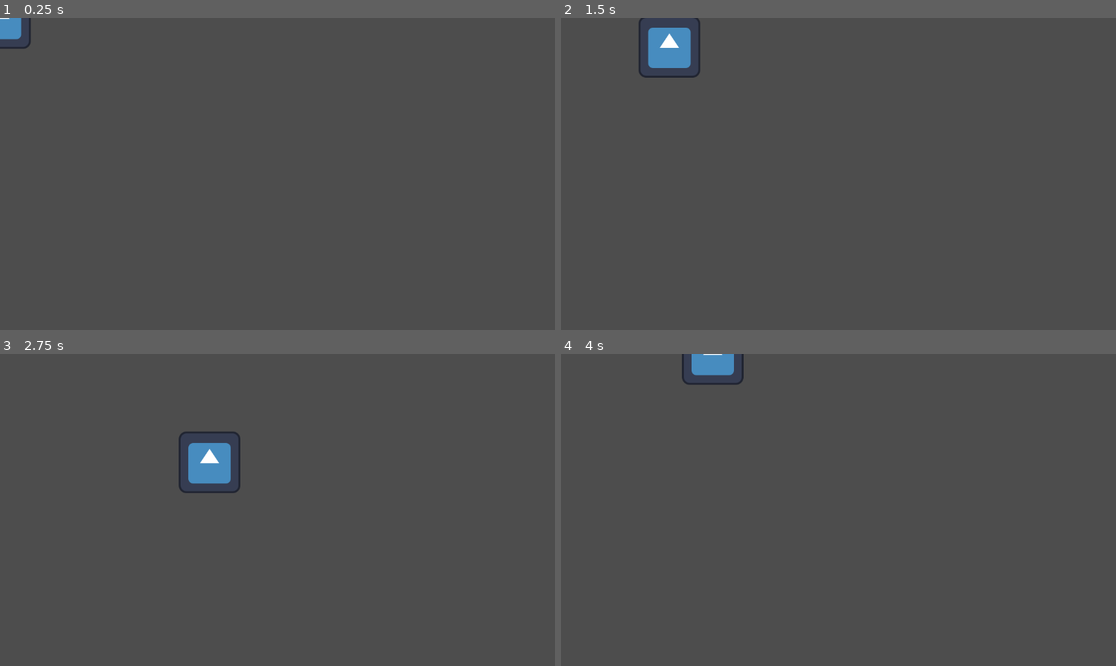
Above: before the commit, frames 1-4 (two rows, left to right).
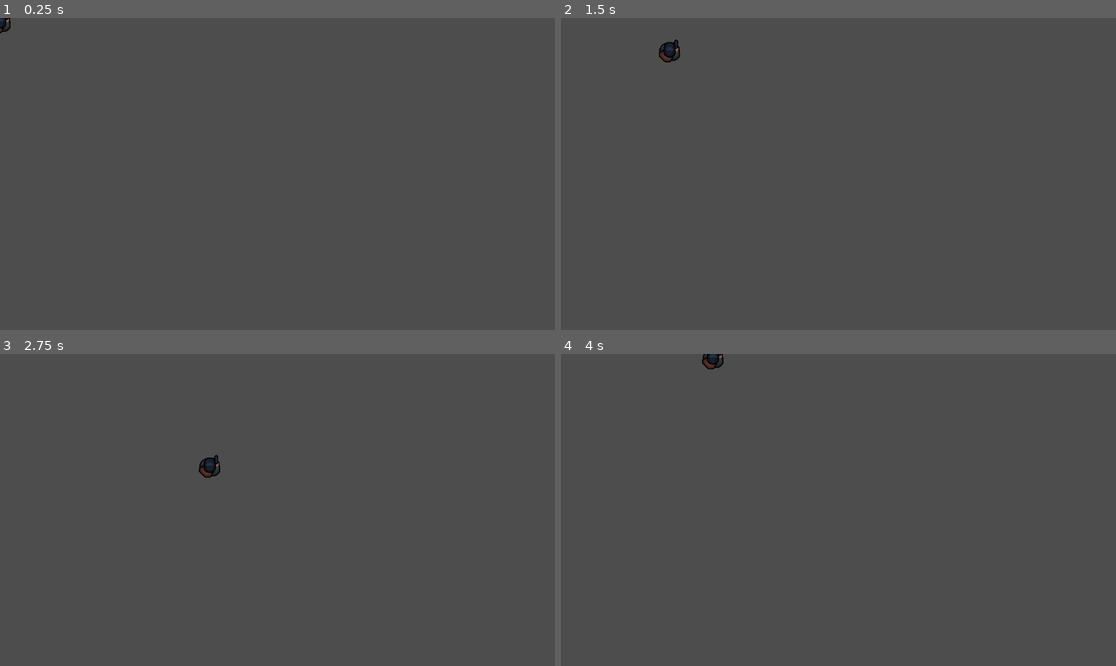
Above: after the commit, the same moments.

Repository: carlosManoelWendorff1/koma-zone
Game: Godot game, scene res://main.tscn
Same seed, same stepped clock (60 frames per second), same inputs: the game is played once before the commit and once after it. The engine's default icon, where the game draws it, is replaced by a stand-in: a white triangle on a blue panel in a dark square.
Inputs:
- Up to frame 1 (0.25 s): no input
- Up to frame 2 (1.5 s): tap Enter (ui_accept) at 0.5, 1.35 s; hold Right (ui_right) 0.53-1.28 s; hold Enter (ui_accept) 0.53-1.28 s; hold Down (ui_down) from 1.28 s (still down)
- Up to frame 3 (2.75 s): tap Enter (ui_accept) at 1.52, 1.82 s; release Down (ui_down) at 2.03 s; hold Right (ui_right) from 2.03 s (still down); hold Enter (ui_accept) from 2.03 s (still down)
- Up to frame 4 (4 s): release Right (ui_right) at 2.78 s; release Enter (ui_accept) at 2.78 s; hold Up (ui_up) 2.78-3.53 s; tap Enter (ui_accept) at 2.85, 3.02, 3.32 s; hold Left (ui_left) from 3.53 s (still down); hold Enter (ui_accept) from 3.53 s (still down)

The runs differ from the first frame. In frame 1, 0.3% of the frame differs, in the area x 0-6%, y 0-10%; in frame 2, 1.2%; in frame 3, 1.3%, in the area x 32-44%, y 24-45%; in frame 4, 0.7%.

Commit message:
player and sprites

Diff:
--- a/player/player.gd
+++ b/player/player.gd
@@ -1,6 +1,10 @@
 extends CharacterBody2D
 
 const SPEED = 300.0
+
+@export var money = 0
+
+@export var KillCount = 0
 
 func _physics_process(delta: float) -> void:
 	var input_vector = Vector2.ZERO
@@ -8,10 +12,13 @@
 	# Captura o input das setas ou teclas W/A/S/D
 	input_vector.x = Input.get_action_strength("ui_right") - Input.get_action_strength("ui_left")
 	input_vector.y = Input.get_action_strength("ui_down") - Input.get_action_strength("ui_up")
-
 	# Normaliza pra manter mesma velocidade em diagonais
 	input_vector = input_vector.normalized()
-
+	if Input.get_action_strength("ui_accept") :
+		money +=1 ;
+		KillCount +=1;
+		print(money)
+		print(KillCount)
 	# Aplica velocidade
 	velocity = input_vector * SPEED
 
--- a/player/player.tscn
+++ b/player/player.tscn
@@ -1,17 +1,17 @@
 [gd_scene load_steps=4 format=3 uid="uid://dchin36ajh5mm"]
 
-[ext_resource type="Texture2D" uid="uid://c35x2787h6qqu" path="res://icon.svg" id="1_oul6g"]
 [ext_resource type="Script" uid="uid://ucdklys53f8b" path="res://player/player.gd" id="1_rkbax"]
+[ext_resource type="Texture2D" uid="uid://cpynvr0us7ka4" path="res://sprites/survivor_pistol.png" id="2_rkbax"]
 
 [sub_resource type="RectangleShape2D" id="RectangleShape2D_rkbax"]
-size = Vector2(129, 129)
+size = Vector2(30.5, 35)
 
 [node name="player" type="CharacterBody2D"]
 script = ExtResource("1_rkbax")
 
 [node name="Sprite2D" type="Sprite2D" parent="."]
-texture = ExtResource("1_oul6g")
+texture = ExtResource("2_rkbax")
 
 [node name="CollisionShape2D" type="CollisionShape2D" parent="."]
-position = Vector2(0.5, 0.5)
+position = Vector2(0, 11)
 shape = SubResource("RectangleShape2D_rkbax")
Binary file added: sprites/survivor character v4.2 spritesheet.png
Not shown, added: sprites/survivor character v4.2 spritesheet.png.import
Binary file added: sprites/survivor character v4.2 template.png
Not shown, added: sprites/survivor character v4.2 template.png.import
Binary file added: sprites/survivor_pistol.png
Not shown, added: sprites/survivor_pistol.png.import
Binary file added: sprites/survivor_rifle.png
Not shown, added: sprites/survivor_rifle.png.import
Binary file added: sprites/survivor_shotgun.png
Not shown, added: sprites/survivor_shotgun.png.import
Binary file added: sprites/survivor_smg.png
Not shown, added: sprites/survivor_smg.png.import
(and 6 more such lines)
